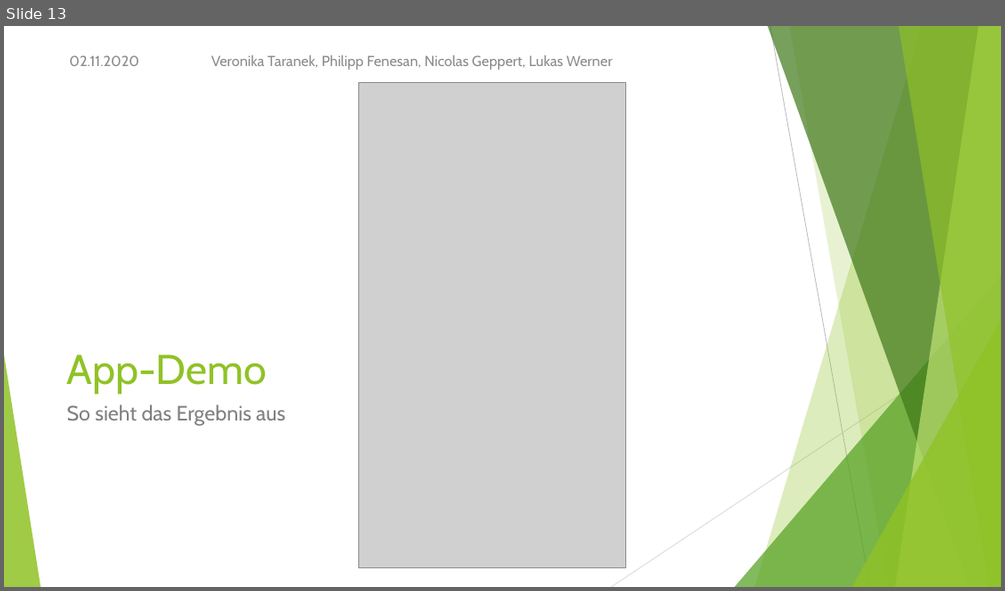
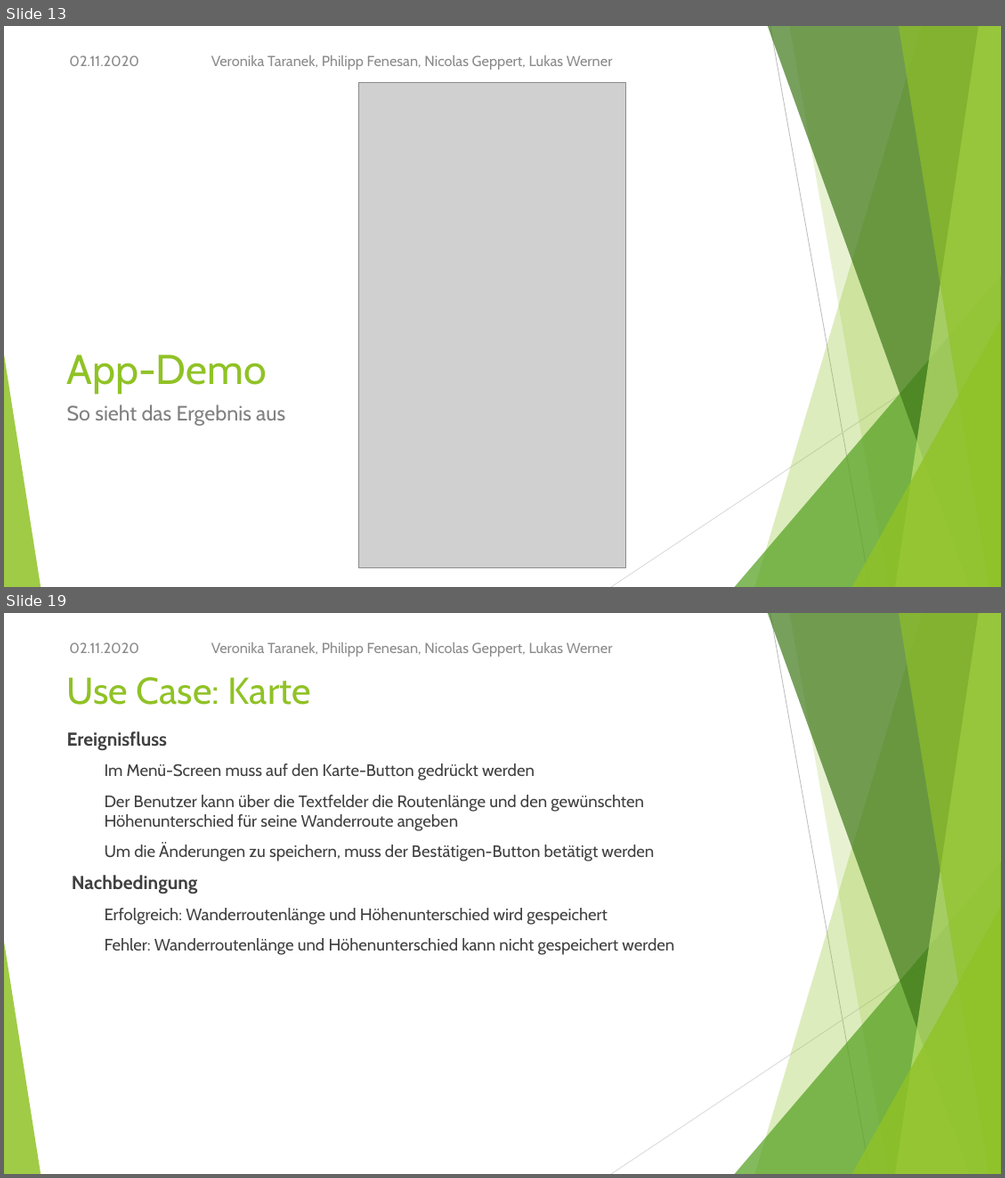
Before and after one commit to NicoGep/Programming_Project, a slide deck: presentation/wanderoo – Gruppe 3.pptx. Shown one above the other, each under a label of ours: slide 13 before the commit, slides 13 and 19 after it; the slides between them are not shown. The pictures are 1005x591 and 1005x1178 pixels, drawn with LibreOffice and Linux fonts; fonts in the diff are those of the drawing; grey boxes stand for pictures. Boxes give left, top, right and bottom in pixels: in the first picture for what was removed or moved away, otherwise in the second. Text is boxed around its words. In the diff, an @@ line names an element or a change of style, - is before the commit and + after.

```diff
--- a/presentation/wanderoo – Gruppe 3.pptx
+++ b/presentation/wanderoo – Gruppe 3.pptx
@@ slide 19 added at bbox=[4, 613, 1001, 1174], background #FFFFFF; not listed: 10 template elements that a slide beside it also shows @@
@@ text added at bbox=[69, 642, 139, 653], 14 pt, text #8C8C8C @@
+02.11.2020
@@ text added at bbox=[211, 642, 613, 657], 14 pt, text #8C8C8C @@
+Veronika Taranek, Philipp Fenesan, Nicolas Geppert, Lukas Werner
@@ title added at bbox=[67, 677, 311, 705], 36 pt, text #90C226 @@
+Use Case: Karte
@@ text added at bbox=[67, 731, 674, 955], 16 pt, text #404040 @@
+Ereignisfluss
+  Im Menü-Screen muss auf den Karte-Button gedrückt werden
+  Der Benutzer kann über die Textfelder die Routenlänge und den gewünschten Höhenunterschied für seine Wanderroute angeben
+  Um die Änderungen zu speichern, muss der Bestätigen-Button betätigt werden
+Nachbedingung
+  Erfolgreich: Wanderroutenlänge und Höhenunterschied wird gespeichert
+  Fehler: Wanderroutenlänge und Höhenunterschied kann nicht gespeichert werden
```
Also in this commit, not shown: 3 slides changed, 5 other slides added, 1 slide removed, 2 other files.
